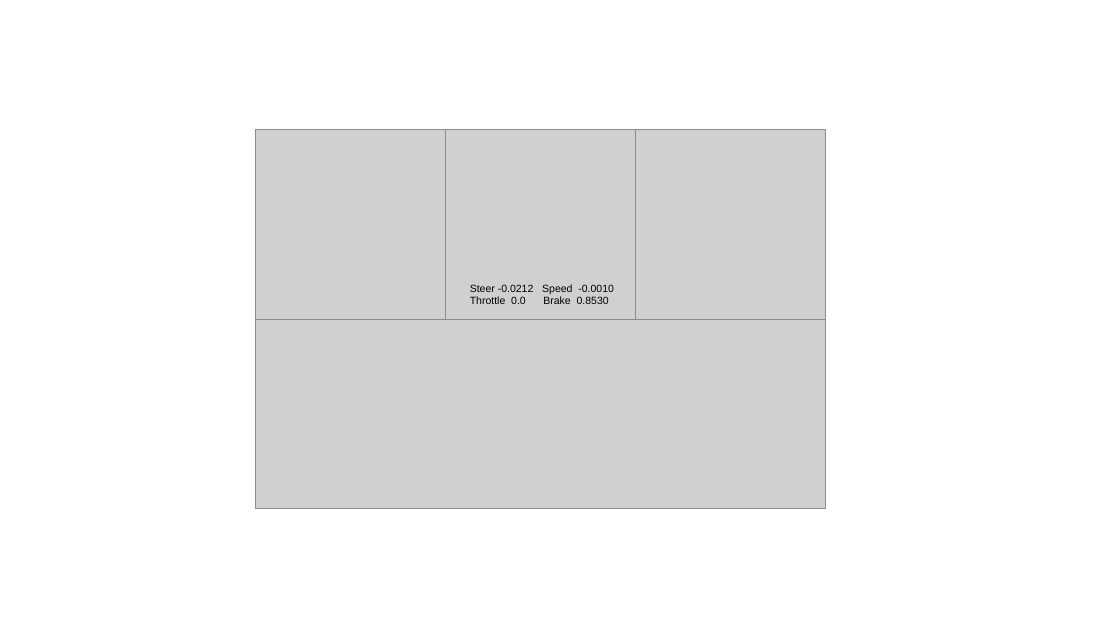
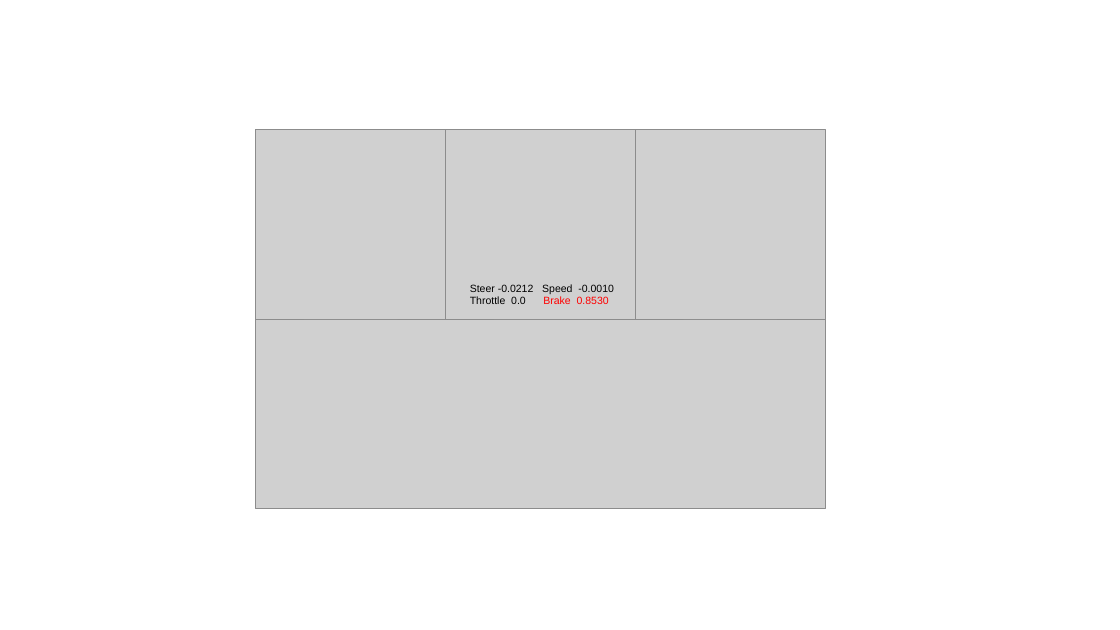
Before and after one commit to OpenHUTB/CILv2_multiview, a slide deck: slide 4 of latex/fig/brain_inspired.pptx. Drawn at 1120x630 pixels with LibreOffice and Linux fonts; fonts in the diff are those of the drawing; grey boxes stand for pictures. Boxes give left, top, right and bottom in pixels: in the first picture for what was removed or moved away, otherwise in the second. Text is boxed around its words. In the diff, an @@ line names an element or a change of style, - is before the commit and + after.

```diff
--- a/latex/fig/brain_inspired.pptx
+++ b/latex/fig/brain_inspired.pptx
@@ text at bbox=[470, 296, 609, 304]: text colour #000000 to #FF0000 in "Brake 0.8530" @@
```
Also in this commit, not shown: 2 other slides changed, 7 other files.
